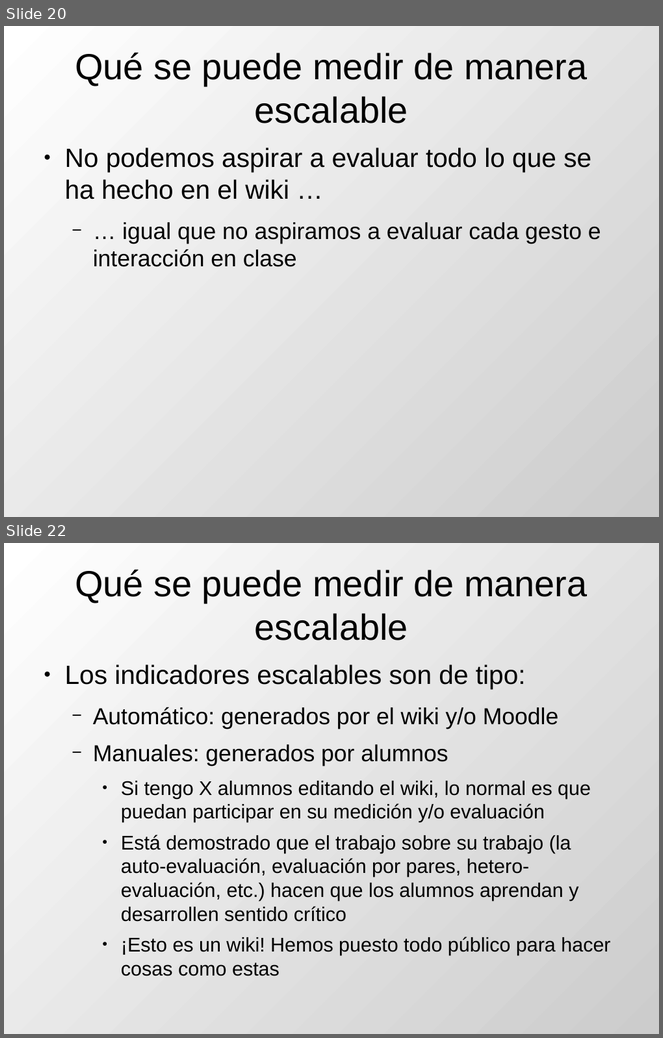
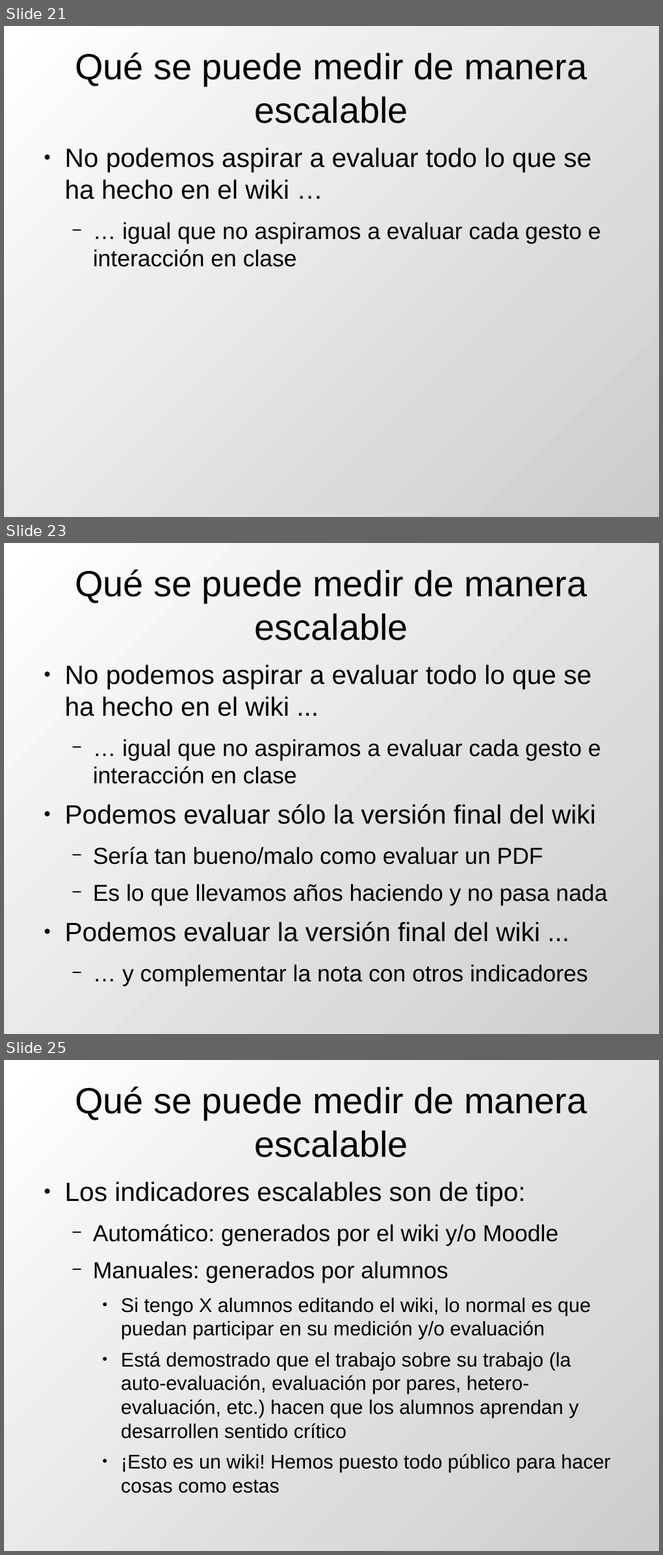
Before and after one commit to DrPantera/wikis4education, a slide deck: uca-2014/tema-5-EvaluacionWikis.odp. Shown one above the other, each under a label of ours: slides 20 and 22 before the commit, slides 21, 23 and 25 after it; the slides between them are not shown. The pictures are 663x1038 and 663x1555 pixels, drawn with LibreOffice and Linux fonts; fonts in the diff are those of the drawing. Boxes give left, top, right and bottom in pixels: in the first picture for what was removed or moved away, otherwise in the second. Text is boxed around its words. In the diff, an @@ line names an element or a change of style, - is before the commit and + after.

```diff
--- a/uca-2014/tema-5-EvaluacionWikis.odp
+++ b/uca-2014/tema-5-EvaluacionWikis.odp
@@ slide 23 added at box(4, 543, 659, 1034), background gradient #FFFFFF to #CCCCCC @@
@@ title added at box(75, 570, 587, 641), 44 pt, text #000000 @@
+Qué se puede medir de manera escalable
@@ text added at box(65, 665, 607, 986), 28 pt, text #000000 @@
+● No podemos aspirar a evaluar todo lo que se ha hecho en el wiki ...
+  − … igual que no aspiramos a evaluar cada gesto e interacción en clase
+● Podemos evaluar sólo la versión final del wiki
+  − Sería tan bueno/malo como evaluar un PDF
+  − Es lo que llevamos años haciendo y no pasa nada
+● Podemos evaluar la versión final del wiki ...
+  − … y complementar la nota con otros indicadores
@@ what was slide 20 is now slide 21 @@
@@ what was slide 22 is now slide 25 @@
```
Also in this commit, not shown: 8 slides changed, 2 other slides added, 1 other file.
